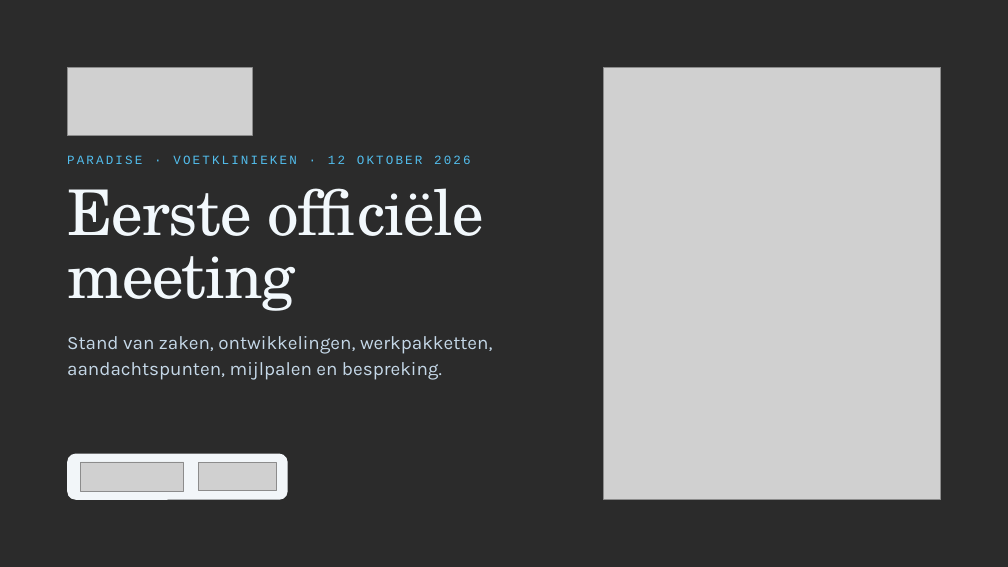
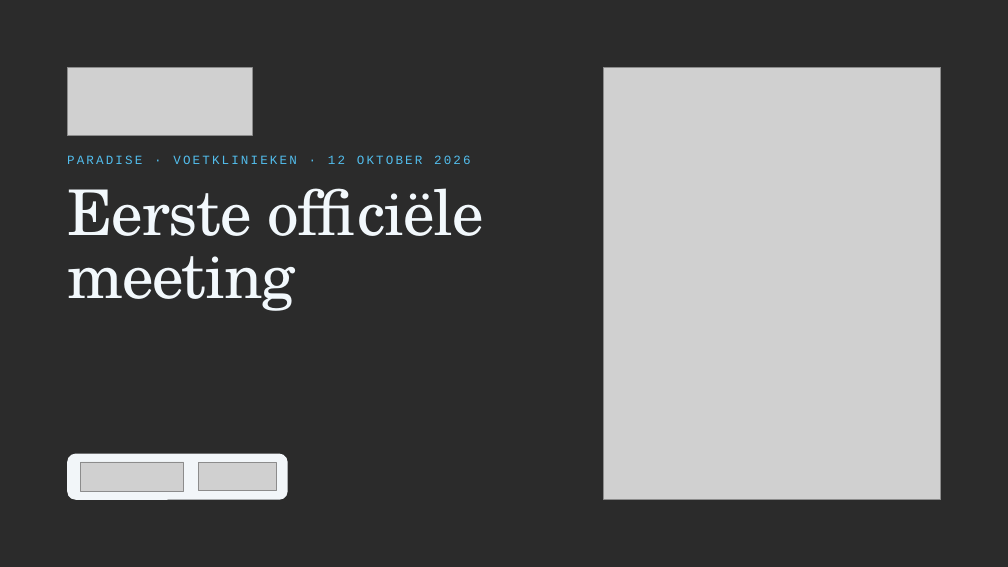
Before and after one commit to Dellfs/paradise-project, a slide deck: slide 1 of PARADISE_presentatie/webdecks/PARADISE_voetklinieken_12okt.pptx. Drawn at 1008x567 pixels with LibreOffice and Linux fonts; fonts in the diff are those of the drawing; grey boxes stand for pictures; background and template pictures are left out; a plain dark background stands for a picture behind light text. Boxes give left, top, right and bottom in pixels: in the first picture for what was removed or moved away, otherwise in the second. Text is boxed around its words. In the diff, an @@ line names an element or a change of style, - is before the commit and + after.

```diff
--- a/PARADISE_presentatie/webdecks/PARADISE_voetklinieken_12okt.pptx
+++ b/PARADISE_presentatie/webdecks/PARADISE_voetklinieken_12okt.pptx
@@ text removed at [67,336,492,380] @@
-Stand van zaken, ontwikkelingen, werkpakketten, aandachtspunten, mijlpalen en bespreking.
```
Also in this commit, not shown: 17 other slides changed, 2 other files.
